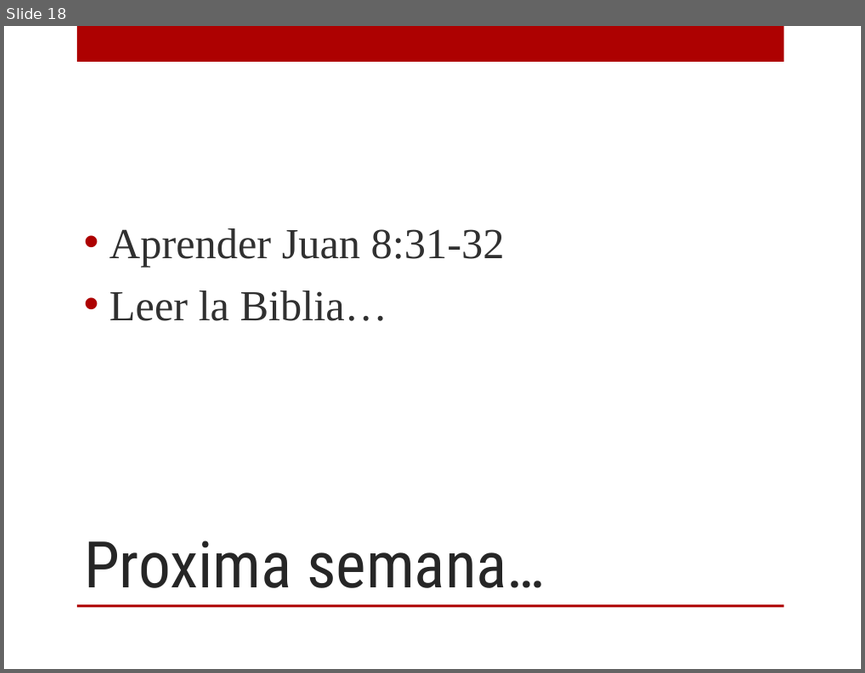
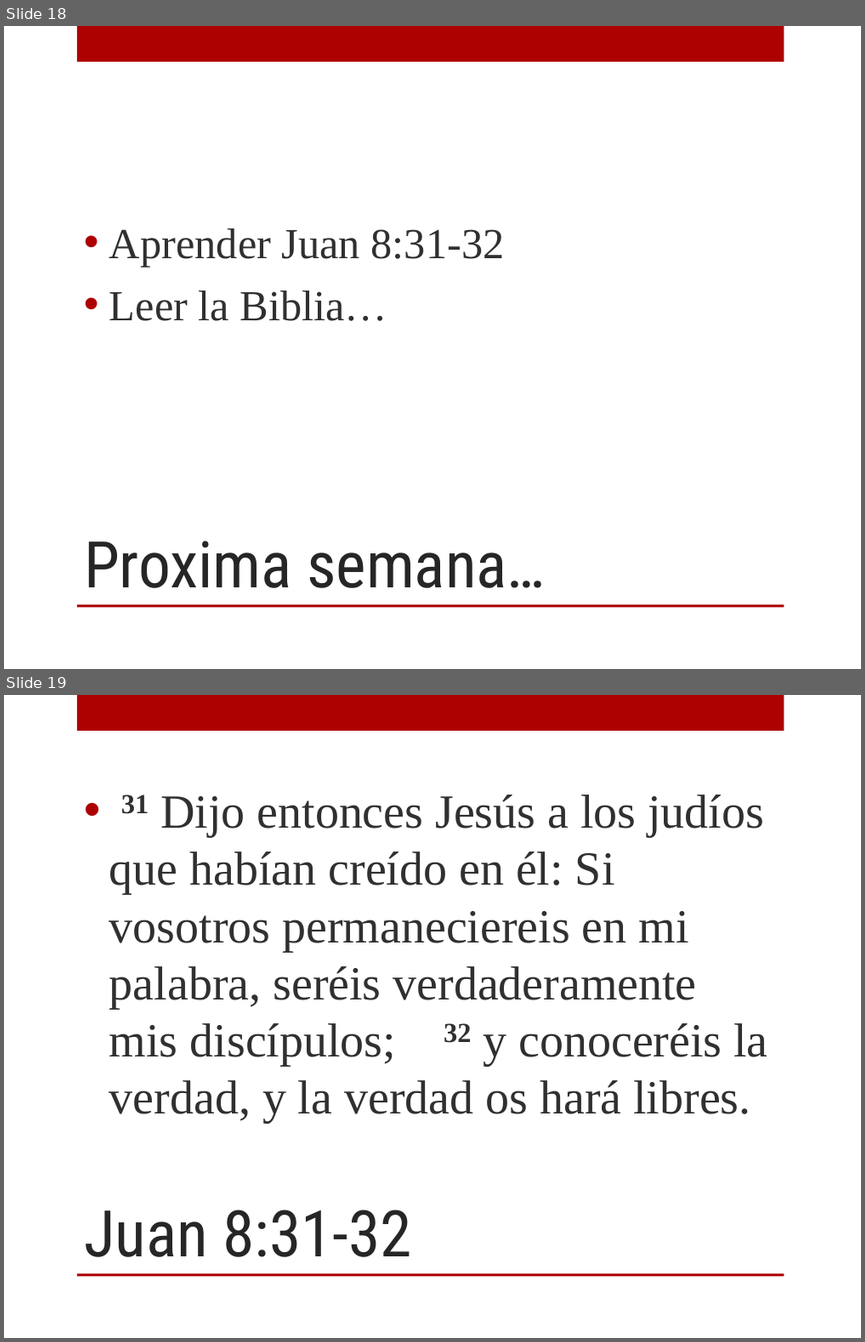
Before and after one commit to afols/iglesia, a slide deck: trunk/ iglesia --username adrianfols/Escuela Dominical/12 personajes/PPTs/Calse1_Eva.ppt. Shown one above the other, each under a label of ours: slide 18 before the commit, slides 18 and 19 after it. The pictures are 865x673 and 865x1342 pixels, drawn with LibreOffice and Linux fonts; fonts in the diff are those of the drawing; background and template pictures are left out. Boxes give left, top, right and bottom in pixels: in the first picture for what was removed or moved away, otherwise in the second. Text is boxed around its words. In the diff, an @@ line names an element or a change of style, - is before the commit and + after.

```diff
--- a/trunk/ iglesia --username adrianfols/Escuela Dominical/12 personajes/PPTs/Calse1_Eva.ppt
+++ b/trunk/ iglesia --username adrianfols/Escuela Dominical/12 personajes/PPTs/Calse1_Eva.ppt
@@ slide 19 added at <box>4,695,861,1338</box>, background picture (left out); not listed: 2 template elements that a slide beside it also shows @@
@@ text added at <box>109,794,767,1123</box>, 40 pt, text #303030 @@
+• 31 Dijo entonces Jesús a los judíos que habían creído en él: Si vosotros permaneciereis en mi palabra, seréis verdaderamente mis discípulos; 32 y conoceréis la verdad, y la verdad os hará libres.
@@ title added at <box>84,1209,412,1257</box>, 54 pt, text #262626 @@
+Juan 8:31-32
```
Also in this commit, not shown: 7 other slides added, 1 other file.
